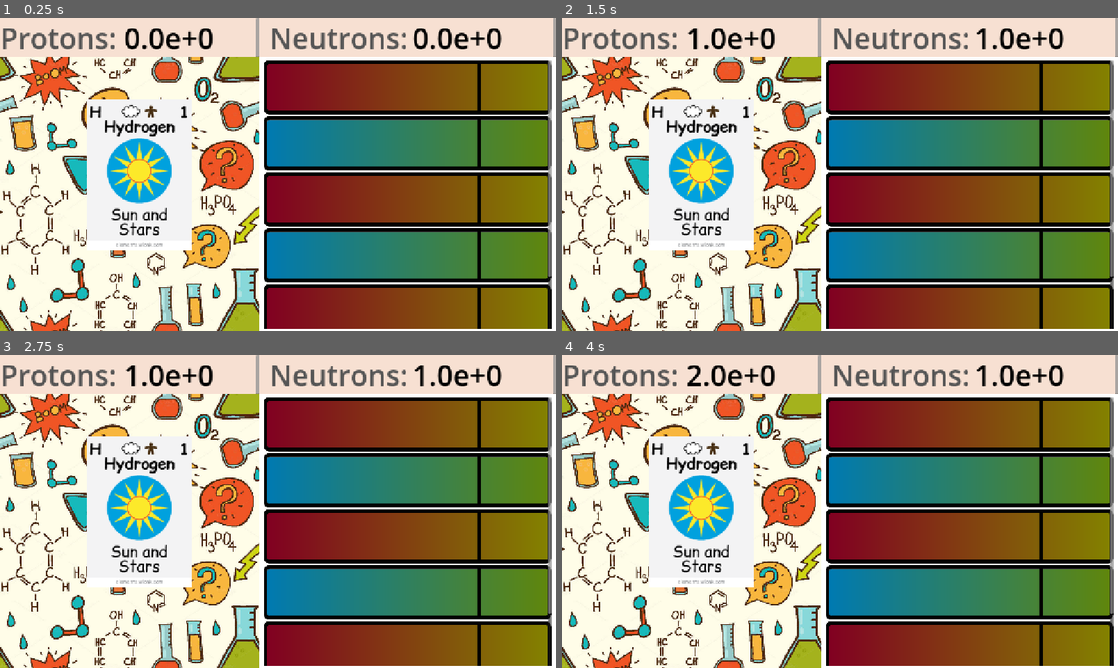
Above: before the commit, frames 1-4 (two rows, left to right).
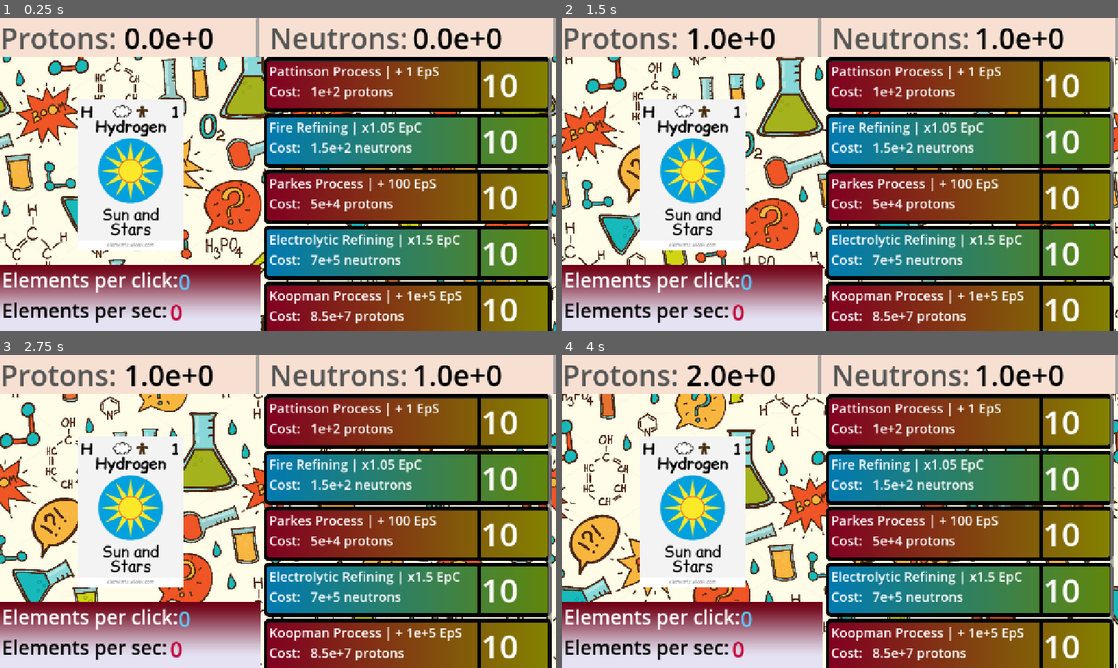
Above: after the commit, the same moments.

Repository: Boarff/ProgrammingGame2025
Game: Godot game, scene res://Scenes/Main.tscn
Same seed, same stepped clock (60 frames per second), same inputs: the game is played once before the commit and once after it.
Inputs (mouse positions are in pixels of both pictures, inside the frame that each line leads up to; where the layout moved, square brackets give the same spot in the first picture):
- Up to frame 1 (0.25 s): no input
- Up to frame 2 (1.5 s): click (967, 86) at 0.52 s; click (689, 174) [701, 174] at 1.25 s
- Up to frame 3 (2.75 s): click (405, 423) at 2.02 s
- Up to frame 4 (4 s): click (689, 511) [701, 511] at 2.75 s; click (967, 423) at 3.52 s

The runs differ from the first frame. In frame 1, 38% of the frame differs, in the area x 0-100%, y 12-100%; in frame 2, 37%; in frame 3, 38%; in frame 4, 38%.

Commit message:
mostly finalised element design

Diff:
--- a/chemistry-clicker/Main.tscn
+++ /dev/null
@@ -1,25 +0,0 @@
-[gd_scene load_steps=5 format=3 uid="uid://b3lokqm4thlcc"]
-
-[ext_resource type="Texture2D" uid="uid://dxw66a7tgo7ku" path="res://Images/GameBackground.jpg" id="1_glv2v"]
-[ext_resource type="Script" path="res://main.gd" id="1_uu6xs"]
-[ext_resource type="PackedScene" path="res://clicker.tscn" id="3_cm0pq"]
-[ext_resource type="PackedScene" path="res://shops.tscn" id="4_fos0i"]
-
-[node name="Main" type="Node2D"]
-script = ExtResource("1_uu6xs")
-
-[node name="Background" type="Sprite2D" parent="."]
-position = Vector2(640, 360)
-scale = Vector2(0.667, 0.667)
-texture = ExtResource("1_glv2v")
-
-[node name="Shops" parent="." instance=ExtResource("4_fos0i")]
-anchors_preset = 0
-anchor_right = 0.0
-anchor_bottom = 0.0
-offset_right = 1280.0
-offset_bottom = 720.0
-grow_horizontal = 1
-grow_vertical = 1
-
-[node name="Clicker" parent="." instance=ExtResource("3_cm0pq")]
--- a/chemistry-clicker/Scenes/Main.tscn
+++ b/chemistry-clicker/Scenes/Main.tscn
@@ -1,17 +1,12 @@
 [gd_scene load_steps=5 format=3 uid="uid://c01fsiab0vglh"]
 
-[ext_resource type="Texture2D" uid="uid://dxw66a7tgo7ku" path="res://Images/GameBackground.jpg" id="1_glv2v"]
 [ext_resource type="Script" uid="uid://bfwchp25ejvcj" path="res://Scenes/main.gd" id="1_uu6xs"]
 [ext_resource type="PackedScene" uid="uid://dye3s5exqibfq" path="res://Scenes/clicker.tscn" id="3_cm0pq"]
 [ext_resource type="PackedScene" uid="uid://j3r0ly14goq1" path="res://Scenes/shops.tscn" id="4_fos0i"]
+[ext_resource type="PackedScene" uid="uid://cdcqabrp5lguw" path="res://Scenes/parallax_background.tscn" id="4_rgh2o"]
 
 [node name="Main" type="Node2D"]
 script = ExtResource("1_uu6xs")
-
-[node name="Background" type="Sprite2D" parent="."]
-position = Vector2(640, 360)
-scale = Vector2(0.667, 0.667)
-texture = ExtResource("1_glv2v")
 
 [node name="Shops" parent="." instance=ExtResource("4_fos0i")]
 anchors_preset = 0
@@ -23,3 +18,5 @@
 grow_vertical = 1
 
 [node name="Clicker" parent="." instance=ExtResource("3_cm0pq")]
+
+[node name="ParallaxBackground" parent="." instance=ExtResource("4_rgh2o")]
--- a/chemistry-clicker/Scenes/clicker.tscn
+++ b/chemistry-clicker/Scenes/clicker.tscn
@@ -406,7 +406,7 @@
 script = ExtResource("1_cwxkx")
 
 [node name="Clicker" type="AnimatedSprite2D" parent="."]
-position = Vector2(320, 360)
+position = Vector2(300, 360)
 scale = Vector2(1.5, 1.5)
 sprite_frames = SubResource("SpriteFrames_ib6r5")
 animation = &"Elements"
--- a/chemistry-clicker/Scenes/main.gd
+++ b/chemistry-clicker/Scenes/main.gd
@@ -1,3 +1,6 @@
 extends Node2D
 var clickerScene = preload("res://Scenes/clicker.tscn")
 var shopsScene = preload("res://Scenes/shops.tscn")
+
+var protonTotal = 0
+var neutronTotal = 0
--- /dev/null
+++ b/chemistry-clicker/Scenes/parallax_background.gd
@@ -0,0 +1,7 @@
+extends ParallaxBackground
+var timeElapsed = 0
+# Called every frame. 'delta' is the elapsed time since the previous frame.
+func _process(delta):
+	timeElapsed += delta
+	scroll_offset.x -= 45*delta
+	scroll_offset.y = 1000*sin(timeElapsed/30)*cos(timeElapsed/20)
--- /dev/null
+++ b/chemistry-clicker/Scenes/parallax_background.tscn
@@ -0,0 +1,15 @@
+[gd_scene load_steps=3 format=3 uid="uid://cdcqabrp5lguw"]
+
+[ext_resource type="Texture2D" uid="uid://dxw66a7tgo7ku" path="res://Images/GameBackground.jpg" id="1_0fo66"]
+[ext_resource type="Script" uid="uid://i0vgl16e3gc2" path="res://Scenes/parallax_background.gd" id="1_cthwu"]
+
+[node name="ParallaxBackground" type="ParallaxBackground"]
+script = ExtResource("1_cthwu")
+
+[node name="ParallaxLayer" type="ParallaxLayer" parent="."]
+motion_mirroring = Vector2(1264, 632.5)
+
+[node name="GameBackground" type="Sprite2D" parent="ParallaxLayer"]
+scale = Vector2(0.7, 0.7)
+texture = ExtResource("1_0fo66")
+centered = false
--- /dev/null
+++ b/chemistry-clicker/Scenes/scroll.gd
@@ -0,0 +1,10 @@
+extends Control
+
+
+func _ready() -> void:
+	pass # Replace with function body.
+
+
+# Called every frame. 'delta' is the elapsed time since the previous frame.
+func _process(delta: float) -> void:
+	pass
--- a/chemistry-clicker/Scenes/scroll.tscn
+++ b/chemistry-clicker/Scenes/scroll.tscn
@@ -1,8 +1,15 @@
-[gd_scene load_steps=4 format=3 uid="uid://b8h2y4ip2y3wf"]
+[gd_scene load_steps=7 format=3 uid="uid://b8h2y4ip2y3wf"]
 
 [ext_resource type="Texture2D" uid="uid://b4vn4e21w5ioo" path="res://Images/Buttons/redButton.tres" id="1_pd2jm"]
+[ext_resource type="Script" uid="uid://d1k2tqrdqriwk" path="res://Scenes/scroll.gd" id="1_xyluh"]
 [ext_resource type="Texture2D" uid="uid://kiwrdyh4rltg" path="res://Images/Buttons/ButtonBorder.png" id="2_xyluh"]
 [ext_resource type="Texture2D" uid="uid://dpdvnd43pgqvp" path="res://Images/Buttons/blueButton.tres" id="3_jx8js"]
+
+[sub_resource type="LabelSettings" id="LabelSettings_pd2jm"]
+font_size = 75
+
+[sub_resource type="LabelSettings" id="LabelSettings_xyluh"]
+font_size = 30
 
 [node name="Scroll" type="Control"]
 layout_mode = 3
@@ -15,6 +22,7 @@
 offset_bottom = -5.0
 grow_horizontal = 2
 grow_vertical = 2
+script = ExtResource("1_xyluh")
 
 [node name="ScrollContainer" type="ScrollContainer" parent="."]
 layout_mode = 1
@@ -35,12 +43,125 @@
 
 [node name="Nervous System" type="Button" parent="ScrollContainer/VBoxContainer/Bones1"]
 layout_mode = 2
-offset_left = 5.0
-offset_top = 5.0
-offset_right = 658.0
-offset_bottom = 120.0
+anchor_right = 0.747
+anchor_bottom = 0.96
+offset_left = 5.0
+offset_top = 5.0
+offset_right = -0.261017
 
 [node name="Entrails" type="TextureRect" parent="ScrollContainer/VBoxContainer/Bones1"]
+layout_mode = 1
+anchors_preset = -1
+anchor_left = 0.008
+anchor_top = 0.04
+anchor_right = 0.008
+anchor_bottom = 0.04
+offset_left = -0.304
+offset_right = 652.696
+offset_bottom = 115.0
+texture = ExtResource("1_pd2jm")
+
+[node name="Skin" type="TextureRect" parent="ScrollContainer/VBoxContainer/Bones1"]
+layout_mode = 0
+offset_right = 663.0
+offset_bottom = 125.0
+texture = ExtResource("2_xyluh")
+expand_mode = 1
+
+[node name="Stomach" type="Label" parent="ScrollContainer/VBoxContainer/Bones1"]
+layout_mode = 1
+anchors_preset = -1
+anchor_left = 0.756
+anchor_top = 0.08
+anchor_right = 0.988
+anchor_bottom = 0.936
+offset_left = -0.228027
+offset_right = -0.0440063
+text = "10"
+label_settings = SubResource("LabelSettings_pd2jm")
+
+[node name="Ear drums" type="Label" parent="ScrollContainer/VBoxContainer/Bones1"]
+layout_mode = 1
+anchors_preset = -1
+anchor_left = 0.756
+anchor_top = 0.08
+anchor_right = 0.988
+anchor_bottom = 0.936
+offset_left = -488.228
+offset_right = -156.044
+text = "Pattinson Process | + 1 EpS
+Cost:   1e+2 protons"
+label_settings = SubResource("LabelSettings_xyluh")
+autowrap_mode = 2
+
+[node name="Bones2" type="Control" parent="ScrollContainer/VBoxContainer"]
+custom_minimum_size = Vector2(663, 125)
+layout_mode = 2
+
+[node name="Nervous System" type="Button" parent="ScrollContainer/VBoxContainer/Bones2"]
+layout_mode = 2
+anchor_right = 0.747
+anchor_bottom = 0.96
+offset_left = 5.0
+offset_top = 5.0
+offset_right = -0.261017
+
+[node name="Entrails" type="TextureRect" parent="ScrollContainer/VBoxContainer/Bones2"]
+layout_mode = 1
+anchors_preset = -1
+anchor_right = 0.992
+anchor_bottom = 0.96
+offset_left = 5.0
+offset_top = 5.0
+offset_right = 0.303955
+texture = ExtResource("3_jx8js")
+
+[node name="Skin" type="TextureRect" parent="ScrollContainer/VBoxContainer/Bones2"]
+layout_mode = 0
+offset_right = 663.0
+offset_bottom = 125.0
+texture = ExtResource("2_xyluh")
+expand_mode = 1
+
+[node name="Stomach" type="Label" parent="ScrollContainer/VBoxContainer/Bones2"]
+layout_mode = 1
+anchors_preset = -1
+anchor_left = 0.756
+anchor_top = 0.08
+anchor_right = 0.988
+anchor_bottom = 0.936
+offset_left = -0.228027
+offset_right = -0.0440063
+text = "10"
+label_settings = SubResource("LabelSettings_pd2jm")
+
+[node name="Ear drums" type="Label" parent="ScrollContainer/VBoxContainer/Bones2"]
+layout_mode = 1
+anchors_preset = -1
+anchor_left = 0.756
+anchor_top = 0.08
+anchor_right = 0.988
+anchor_bottom = 0.936
+offset_left = -488.228
+offset_right = -156.044
+text = "Fire Refining | x1.05 EpC
+Cost:   1.5e+2 neutrons"
+label_settings = SubResource("LabelSettings_xyluh")
+autowrap_mode = 2
+
+[node name="Bones3" type="Control" parent="ScrollContainer/VBoxContainer"]
+custom_minimum_size = Vector2(663, 125)
+layout_mode = 2
+
+[node name="Nervous System" type="Button" parent="ScrollContainer/VBoxContainer/Bones3"]
+layout_mode = 2
+anchor_right = 0.747
+anchor_bottom = 0.96
+offset_left = 5.0
+offset_top = 5.0
+offset_right = -0.261017
+
+[node name="Entrails" type="TextureRect" parent="ScrollContainer/VBoxContainer/Bones3"]
 layout_mode = 0
 offset_left = 5.0
 offset_top = 5.0
@@ -48,25 +169,52 @@
 offset_bottom = 120.0
 texture = ExtResource("1_pd2jm")
 
-[node name="Skin" type="TextureRect" parent="ScrollContainer/VBoxContainer/Bones1"]
-layout_mode = 0
-offset_right = 663.0
-offset_bottom = 125.0
-texture = ExtResource("2_xyluh")
-expand_mode = 1
-
-[node name="Bones2" type="Control" parent="ScrollContainer/VBoxContainer"]
-custom_minimum_size = Vector2(663, 125)
-layout_mode = 2
-
-[node name="Nervous System" type="Button" parent="ScrollContainer/VBoxContainer/Bones2"]
-layout_mode = 2
-offset_left = 5.0
-offset_top = 5.0
-offset_right = 658.0
-offset_bottom = 120.0
-
-[node name="Entrails" type="TextureRect" parent="ScrollContainer/VBoxContainer/Bones2"]
+[node name="Skin" type="TextureRect" parent="ScrollContainer/VBoxContainer/Bones3"]
+layout_mode = 0
+offset_right = 663.0
+offset_bottom = 125.0
+texture = ExtResource("2_xyluh")
+expand_mode = 1
+
+[node name="Stomach" type="Label" parent="ScrollContainer/VBoxContainer/Bones3"]
+layout_mode = 1
+anchors_preset = -1
+anchor_left = 0.756
+anchor_top = 0.08
+anchor_right = 0.988
+anchor_bottom = 0.936
+offset_left = -0.228027
+offset_right = -0.0440063
+text = "10"
+label_settings = SubResource("LabelSettings_pd2jm")
+
+[node name="Ear drums" type="Label" parent="ScrollContainer/VBoxContainer/Bones3"]
+layout_mode = 1
+anchors_preset = -1
+anchor_left = 0.756
+anchor_top = 0.08
+anchor_right = 0.988
+anchor_bottom = 0.936
+offset_left = -488.228
+offset_right = -156.044
+text = "Parkes Process | + 100 EpS
+Cost:   5e+4 protons"
+label_settings = SubResource("LabelSettings_xyluh")
+autowrap_mode = 2
+
+[node name="Bones4" type="Control" parent="ScrollContainer/VBoxContainer"]
+custom_minimum_size = Vector2(663, 125)
+layout_mode = 2
+
+[node name="Nervous System" type="Button" parent="ScrollContainer/VBoxContainer/Bones4"]
+layout_mode = 2
+anchor_right = 0.748
+anchor_bottom = 0.96
+offset_left = 5.0
+offset_top = 5.0
+offset_right = 0.0759888
+
+[node name="Entrails" type="TextureRect" parent="ScrollContainer/VBoxContainer/Bones4"]
 layout_mode = 0
 offset_left = 5.0
 offset_top = 5.0
@@ -74,25 +222,53 @@
 offset_bottom = 120.0
 texture = ExtResource("3_jx8js")
 
-[node name="Skin" type="TextureRect" parent="ScrollContainer/VBoxContainer/Bones2"]
-layout_mode = 0
-offset_right = 663.0
-offset_bottom = 125.0
-texture = ExtResource("2_xyluh")
-expand_mode = 1
-
-[node name="Bones3" type="Control" parent="ScrollContainer/VBoxContainer"]
-custom_minimum_size = Vector2(663, 125)
-layout_mode = 2
-
-[node name="Nervous System" type="Button" parent="ScrollContainer/VBoxContainer/Bones3"]
-layout_mode = 2
-offset_left = 5.0
-offset_top = 5.0
-offset_right = 658.0
-offset_bottom = 120.0
-
-[node name="Entrails" type="TextureRect" parent="ScrollContainer/VBoxContainer/Bones3"]
+[node name="Skin" type="TextureRect" parent="ScrollContainer/VBoxContainer/Bones4"]
+layout_mode = 0
+offset_right = 663.0
+offset_bottom = 125.0
+texture = ExtResource("2_xyluh")
+expand_mode = 1
+
+[node name="Stomach" type="Label" parent="ScrollContainer/VBoxContainer/Bones4"]
+layout_mode = 1
+anchors_preset = -1
+anchor_left = 0.756
+anchor_top = 0.08
+anchor_right = 0.988
+anchor_bottom = 0.936
+offset_left = -0.228027
+offset_right = -0.0440063
+text = "10"
+label_settings = SubResource("LabelSettings_pd2jm")
+
+[node name="Ear drums" type="Label" parent="ScrollContainer/VBoxContainer/Bones4"]
+layout_mode = 1
+anchors_preset = -1
+anchor_left = 0.756
+anchor_top = 0.08
+anchor_right = 0.988
+anchor_bottom = 0.936
+offset_left = -488.228
+offset_right = -156.044
+text = "Electrolytic Refining | x1.5 EpC
+Cost:   7e+5 neutrons"
+label_settings = SubResource("LabelSettings_xyluh")
+autowrap_mode = 2
+
+[node name="Bones5" type="Control" parent="ScrollContainer/VBoxContainer"]
+custom_minimum_size = Vector2(663, 125)
+layout_mode = 2
+
+[node name="Nervous System" type="Button" parent="ScrollContainer/VBoxContainer/Bones5"]
+layout_mode = 2
+anchor_right = 0.75
+anchor_bottom = 1.0
+offset_left = 5.0
+offset_top = 5.0
+offset_right = -0.250031
+offset_bottom = -5.0
+
+[node name="Entrails" type="TextureRect" parent="ScrollContainer/VBoxContainer/Bones5"]
 layout_mode = 0
 offset_left = 5.0
 offset_top = 5.0
@@ -100,25 +276,52 @@
 offset_bottom = 120.0
 texture = ExtResource("1_pd2jm")
 
-[node name="Skin" type="TextureRect" parent="ScrollContainer/VBoxContainer/Bones3"]
-layout_mode = 0
-offset_right = 663.0
-offset_bottom = 125.0
-texture = ExtResource("2_xyluh")
-expand_mode = 1
-
-[node name="Bones4" type="Control" parent="ScrollContainer/VBoxContainer"]
-custom_minimum_size = Vector2(663, 125)
-layout_mode = 2
-
-[node name="Nervous System" type="Button" parent="ScrollContainer/VBoxContainer/Bones4"]
-layout_mode = 2
-offset_left = 5.0
-offset_top = 5.0
-offset_right = 658.0
-offset_bottom = 120.0
-
-[node name="Entrails" type="TextureRect" parent="ScrollContainer/VBoxContainer/Bones4"]
+[node name="Skin" type="TextureRect" parent="ScrollContainer/VBoxContainer/Bones5"]
+layout_mode = 0
+offset_right = 663.0
+offset_bottom = 125.0
+texture = ExtResource("2_xyluh")
+expand_mode = 1
+
+[node name="Stomach" type="Label" parent="ScrollContainer/VBoxContainer/Bones5"]
+layout_mode = 1
+anchors_preset = -1
+anchor_left = 0.756
+anchor_top = 0.08
+anchor_right = 0.988
+anchor_bottom = 0.936
+offset_left = -0.228027
+offset_right = -0.0440063
+text = "10"
+label_settings = SubResource("LabelSettings_pd2jm")
+
+[node name="Ear drums" type="Label" parent="ScrollContainer/VBoxContainer/Bones5"]
+layout_mode = 1
+anchors_preset = -1
+anchor_left = 0.756
+anchor_top = 0.08
+anchor_right = 0.988
+anchor_bottom = 0.936
+offset_left = -488.228
+offset_right = -156.044
+text = "Koopman Process | + 1e+5 EpS
+Cost:   8.5e+7 protons"
+label_settings = SubResource("LabelSettings_xyluh")
+autowrap_mode = 2
+
+[node name="Bones6" type="Control" parent="ScrollContainer/VBoxContainer"]
+custom_minimum_size = Vector2(663, 125)
+layout_mode = 2
+
+[node name="Nervous System" type="Button" parent="ScrollContainer/VBoxContainer/Bones6"]
+layout_mode = 2
+anchor_right = 0.75
+anchor_bottom = 0.96
+offset_left = 5.0
+offset_top = 5.0
+offset_right = -0.250031
+
+[node name="Entrails" type="TextureRect" parent="ScrollContainer/VBoxContainer/Bones6"]
 layout_mode = 0
 offset_left = 5.0
 offset_top = 5.0
@@ -126,61 +329,35 @@
 offset_bottom = 120.0
 texture = ExtResource("3_jx8js")
 
-[node name="Skin" type="TextureRect" parent="ScrollContainer/VBoxContainer/Bones4"]
-layout_mode = 0
-offset_right = 663.0
-offset_bottom = 125.0
-texture = ExtResource("2_xyluh")
-expand_mode = 1
-
-[node name="Bones5" type="Control" parent="ScrollContainer/VBoxContainer"]
-custom_minimum_size = Vector2(663, 125)
-layout_mode = 2
-
-[node name="Nervous System" type="Button" parent="ScrollContainer/VBoxContainer/Bones5"]
-layout_mode = 2
-offset_left = 5.0
-offset_top = 5.0
-offset_right = 658.0
-offset_bottom = 120.0
-
-[node name="Entrails" type="TextureRect" parent="ScrollContainer/VBoxContainer/Bones5"]
-layout_mode = 0
-offset_left = 5.0
-offset_top = 5.0
-offset_right = 658.0
-offset_bottom = 120.0
-texture = ExtResource("1_pd2jm")
-
-[node name="Skin" type="TextureRect" parent="ScrollContainer/VBoxContainer/Bones5"]
-layout_mode = 0
-offset_right = 663.0
-offset_bottom = 125.0
-texture = ExtResource("2_xyluh")
-expand_mode = 1
-
-[node name="Bones6" type="Control" parent="ScrollContainer/VBoxContainer"]
-custom_minimum_size = Vector2(663, 125)
-layout_mode = 2
-
-[node name="Nervous System" type="Button" parent="ScrollContainer/VBoxContainer/Bones6"]
-layout_mode = 2
-offset_left = 5.0
-offset_top = 5.0
-offset_right = 658.0
-offset_bottom = 120.0
-
-[node name="Entrails" type="TextureRect" parent="ScrollContainer/VBoxContainer/Bones6"]
-layout_mode = 0
-offset_left = 5.0
-offset_top = 5.0
-offset_right = 658.0
-offset_bottom = 120.0
-texture = ExtResource("3_jx8js")
-
 [node name="Skin" type="TextureRect" parent="ScrollContainer/VBoxContainer/Bones6"]
 layout_mode = 0
 offset_right = 663.0
 offset_bottom = 125.0
 texture = ExtResource("2_xyluh")
 expand_mode = 1
+
+[node name="Stomach" type="Label" parent="ScrollContainer/VBoxContainer/Bones6"]
+layout_mode = 1
+anchors_preset = -1
+anchor_left = 0.756
+anchor_top = 0.08
+anchor_right = 0.988
+anchor_bottom = 0.936
+offset_left = -0.228027
+offset_right = -0.0440063
+text = "10"
+label_settings = SubResource("LabelSettings_pd2jm")
+
+[node name="Ear drums" type="Label" parent="ScrollContainer/VBoxContainer/Bones6"]
+layout_mode = 1
+anchors_preset = -1
+anchor_left = 0.756
+anchor_top = 0.08
+anchor_right = 0.988
+anchor_bottom = 0.936
+offset_left = -488.228
+offset_right = -156.044
+text = "Thermonuclear Refining | x5 EpC
+Cost:   5e+10 neutrons"
+label_settings = SubResource("LabelSettings_xyluh")
+autowrap_mode = 2
--- a/chemistry-clicker/Scenes/shops.gd
+++ b/chemistry-clicker/Scenes/shops.gd
@@ -2,6 +2,9 @@
 # todo: Change to a file later
 var protonTotal = 0
 var neutronTotal = 0
+
+signal click
+
 var elementProgress = 1
 # nuclides
 var nuclidesDict = {
@@ -83,7 +86,7 @@
 	var clicker = get_node("/root/Main/Clicker")
 	clicker.click.connect(_on_clicker_click)
 
-func _process(delta):
+func _process(_delta):
 	protDisplay.text = _as_scientific_string(protonTotal)
 	neutDisplay.text = _as_scientific_string(neutronTotal)
 
--- a/chemistry-clicker/Scenes/shops.tscn
+++ b/chemistry-clicker/Scenes/shops.tscn
@@ -1,13 +1,27 @@
-[gd_scene load_steps=5 format=3 uid="uid://j3r0ly14goq1"]
+[gd_scene load_steps=9 format=3 uid="uid://j3r0ly14goq1"]
 
 [ext_resource type="Script" uid="uid://cvwfx37ifonwe" path="res://Scenes/shops.gd" id="1_k00av"]
 [ext_resource type="PackedScene" uid="uid://b8h2y4ip2y3wf" path="res://Scenes/scroll.tscn" id="2_5weqt"]
 
 [sub_resource type="Theme" id="Theme_k00av"]
 
+[sub_resource type="Gradient" id="Gradient_5weqt"]
+interpolation_mode = 2
+offsets = PackedFloat32Array(0, 0.48494)
+colors = PackedColorArray(0.438895, 0, 0.0809596, 1, 0.896103, 0.889858, 0.954057, 1)
+
+[sub_resource type="GradientTexture1D" id="GradientTexture1D_8upwa"]
+gradient = SubResource("Gradient_5weqt")
+
 [sub_resource type="Theme" id="Theme_s3fj1"]
 default_font_size = 66
 /colors/a = Color(0, 0, 0, 1)
+
+[sub_resource type="Theme" id="Theme_5weqt"]
+default_font_size = 45
+
+[sub_resource type="Theme" id="Theme_8upwa"]
+default_font_size = 50
 
 [node name="Shops" type="Control"]
 layout_mode = 3
@@ -19,13 +33,24 @@
 theme = SubResource("Theme_k00av")
 script = ExtResource("1_k00av")
 
-[node name="ColorRect2" type="ColorRect" parent="."]
+[node name="ProductionBackdrop" type="TextureRect" parent="."]
+layout_mode = 0
+offset_left = 599.0
+offset_top = 568.0
+offset_right = 855.0
+offset_bottom = 1167.0
+rotation = 1.5708
+texture = SubResource("GradientTexture1D_8upwa")
+
+[node name="ScrollBackground" type="ColorRect" parent="."]
+visible = false
 layout_mode = 0
 offset_left = 597.0
+offset_top = 16.0
 offset_right = 1280.0
 offset_bottom = 720.0
 
-[node name="ColorRect" type="ColorRect" parent="."]
+[node name="NumberBackground" type="ColorRect" parent="."]
 layout_mode = 0
 offset_right = 1280.0
 offset_bottom = 90.0
@@ -33,6 +58,8 @@
 
 [node name="Scroll" parent="." instance=ExtResource("2_5weqt")]
 layout_mode = 1
+offset_top = 90.0
+offset_bottom = 0.0
 
 [node name="Protons" type="RichTextLabel" parent="."]
 self_modulate = Color(0.333333, 0.333333, 0.333333, 1)
@@ -76,3 +103,56 @@
 offset_bottom = 2.0
 theme = SubResource("Theme_s3fj1")
 text = "0"
+
+[node name="EpClick" type="RichTextLabel" parent="."]
+layout_mode = 1
+anchors_preset = -1
+anchor_right = 0.46
+anchor_bottom = 0.125
+offset_left = 4.0
+offset_top = 571.0
+offset_right = 8.20001
+offset_bottom = 559.75
+theme = SubResource("Theme_5weqt")
+text = "Elements per click:"
+
+[node name="EpCNum" type="RichTextLabel" parent="EpClick"]
+self_modulate = Color(0.365135, 0.790146, 1, 1)
+layout_mode = 1
+anchors_preset = -1
+anchor_left = 0.477
+anchor_right = 1.0
+anchor_bottom = 1.0
+offset_left = 123.139
+offset_top = -1.0
+offset_right = -1.0
+offset_bottom = 2.0
+theme = SubResource("Theme_8upwa")
+text = "0"
+
+[node name="EpSecond" type="RichTextLabel" parent="."]
+self_modulate = Color(0, 0, 0, 1)
+layout_mode = 1
+anchors_preset = -1
+anchor_right = 0.46
+anchor_bottom = 0.125
+offset_left = 4.0
+offset_top = 641.0
+offset_right = 8.20001
+offset_bottom = 629.75
+theme = SubResource("Theme_5weqt")
+text = "Elements per sec:"
+
+[node name="EpSNum" type="RichTextLabel" parent="EpSecond"]
+self_modulate = Color(0.762885, 0, 0.234319, 1)
+layout_mode = 1
+anchors_preset = -1
+anchor_left = 0.477
+anchor_right = 1.0
+anchor_bottom = 1.0
+offset_left = 104.139
+offset_top = -1.0
+offset_right = -1.0
+offset_bottom = 2.25
+theme = SubResource("Theme_8upwa")
+text = "0"
Not shown, added: chemistry-clicker/Scenes/parallax_background.gd.uid
Not shown, added: chemistry-clicker/Scenes/scroll.gd.uid
